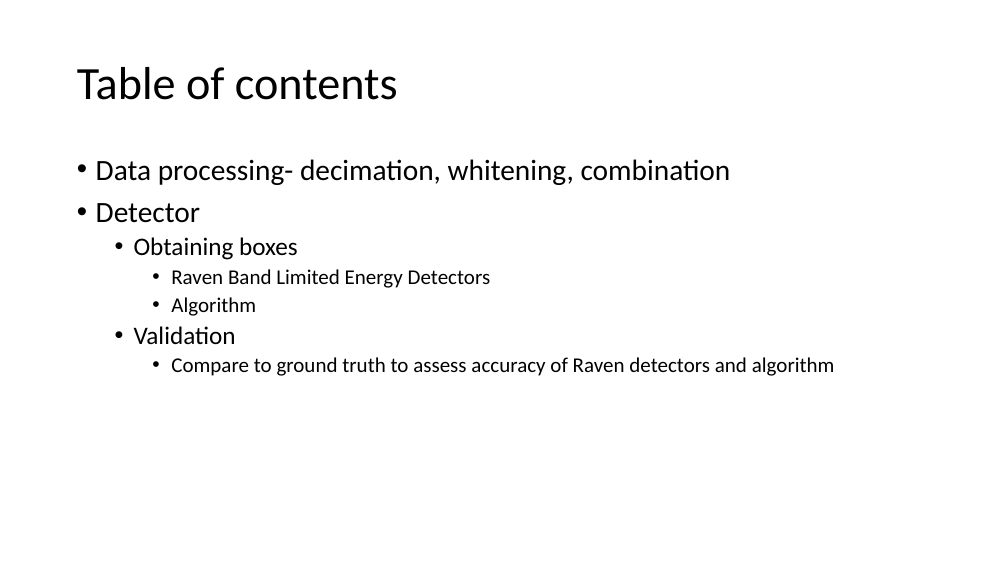
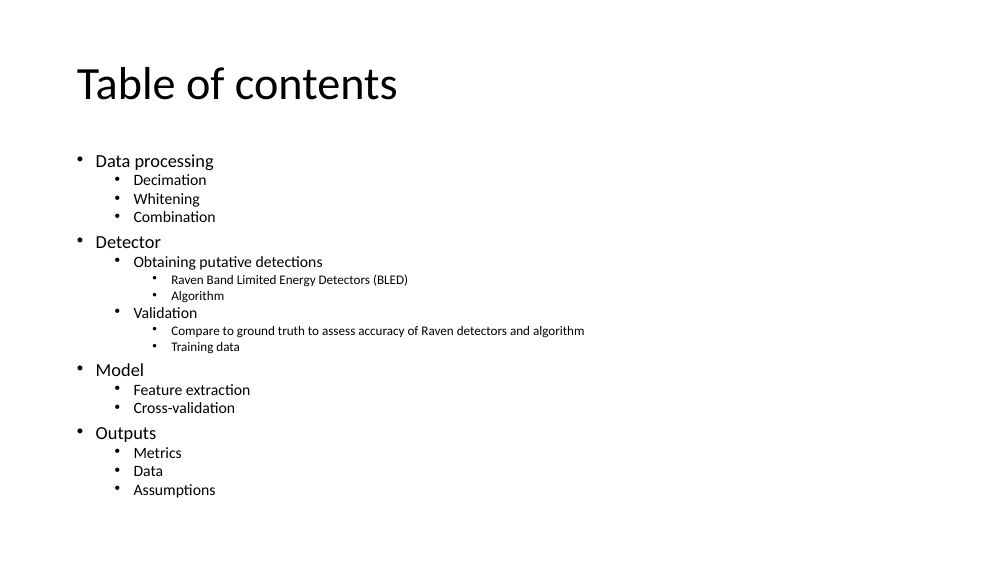
Before and after one commit to DanWoodrich/RavenBLEDscripts, a slide deck: slide 2 of Data/Paper/Mastor_detecter.pptx. Drawn at 1008x567 pixels with LibreOffice and Linux fonts; fonts in the diff are those of the drawing. Boxes give left, top, right and bottom in pixels: in the first picture for what was removed or moved away, otherwise in the second. Text is boxed around its words. In the diff, an @@ line names an element or a change of style, - is before the commit and + after.

Commit message:
add back in adaptive compare to new data run for consistency

```diff
--- a/Data/Paper/Mastor_detecter.pptx
+++ b/Data/Paper/Mastor_detecter.pptx
@@ text at (x1=96, y1=154, x2=216, y2=222): text changed; size 28 to 15 pt @@
-• Data processing- decimation, whitening, combination
+• Data processing
+  • Decimation
+  • Whitening
+  • Combination
@@ text at (x1=96, y1=236, x2=585, y2=338): size 28 to 17.5 pt in "Detector"; size 20 to 12.5 pt in "Algorithm", "Compare to ground truth to assess accuracy ..."; size 24 to 15 pt in "Validation"; line spacing 0.9 to 0.7 @@
@@ text at (x1=134, y1=256, x2=408, y2=287): text changed; size 20 to 12.5 pt @@
-  • Obtaining boxes
-    • Raven Band Limited Energy Detectors
+  • Obtaining putative detections
+    • Raven Band Limited Energy Detectors (BLED)
@@ text at (x1=96, y1=342, x2=250, y2=498): paragraphs added @@
+    • Training data
+• Model
+  • Feature extraction
+  • Cross-validation
+• Outputs
+  • Metrics
+  • Data
+  • Assumptions
```
Also in this commit, not shown: 2 other slides changed, 3 slides added, 4 other files.
